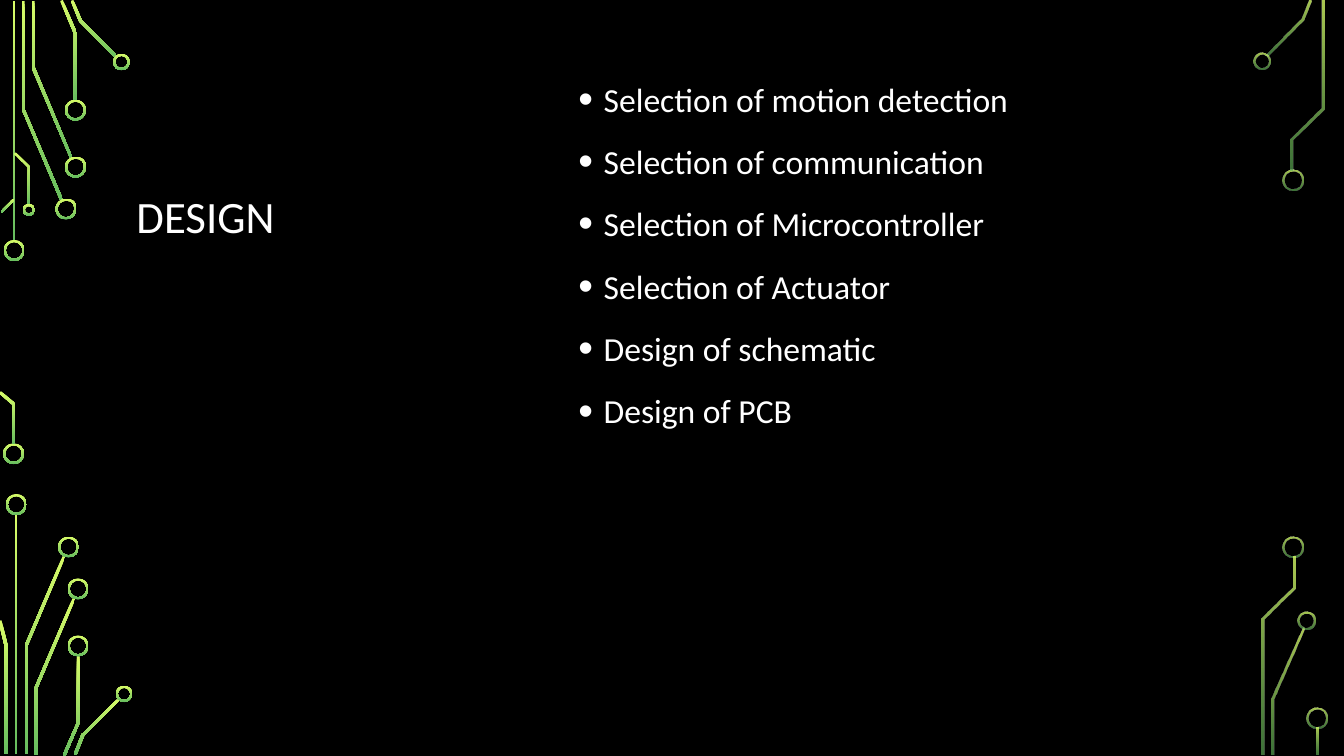
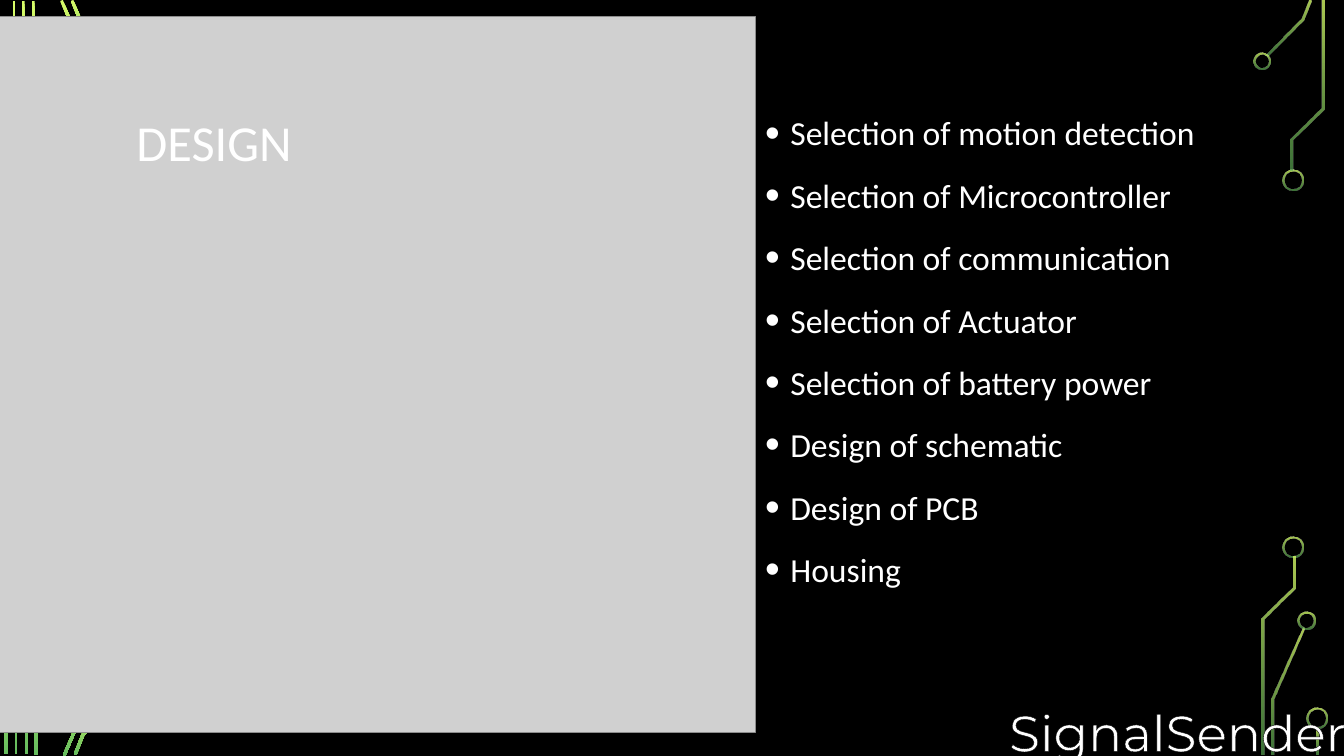
Before and after one commit to djklup/SignalSenders, a slide deck: slide 7 of Project Details/IR Presentation.pptx (slide 8 before the commit). Drawn at 1344x756 pixels with LibreOffice and Linux fonts; fonts in the diff are those of the drawing; grey boxes stand for pictures; background and template pictures are left out. Boxes give left, top, right and bottom in pixels: in the first picture for what was removed or moved away, otherwise in the second. Text is boxed around its words. In the diff, an @@ line names an element or a change of style, - is before the commit and + after.

```diff
--- a/Project Details/IR Presentation.pptx
+++ b/Project Details/IR Presentation.pptx
@@ picture added at bbox=[0, 17, 755, 733] @@
@@ title "DESIGN": place and size @@
-title "DESIGN" at bbox=[136, 204, 274, 234]
+title "DESIGN" at bbox=[136, 129, 291, 161]
@@ title "DESIGN" at bbox=[136, 129, 291, 161]: size 32 to 36 pt @@
@@ text "Selection of motion detection": place and size @@
-text "Selection of motion detection" at bbox=[604, 88, 1008, 429]
+text "Selection of motion detection" at bbox=[790, 121, 1195, 588]
@@ text at bbox=[790, 184, 1170, 209]: paragraph added @@
+• Selection of Microcontroller
@@ text at bbox=[604, 212, 984, 237]: paragraph removed @@
-• Selection of Microcontroller
@@ text at bbox=[790, 371, 1151, 401]: paragraph added @@
+• Selection of battery power
@@ text at bbox=[790, 559, 901, 588]: paragraph added @@
+• Housing
@@ group removed at bbox=[0, 53, 133, 702]: 15 freeform shapes @@
@@ text added at bbox=[1071, 697, 1311, 727], 36 pt, text #FFFFFF @@
+SignalSenders
```
Also in this commit, not shown: 14 other slides changed, 2 slides added, 3 slides removed.
